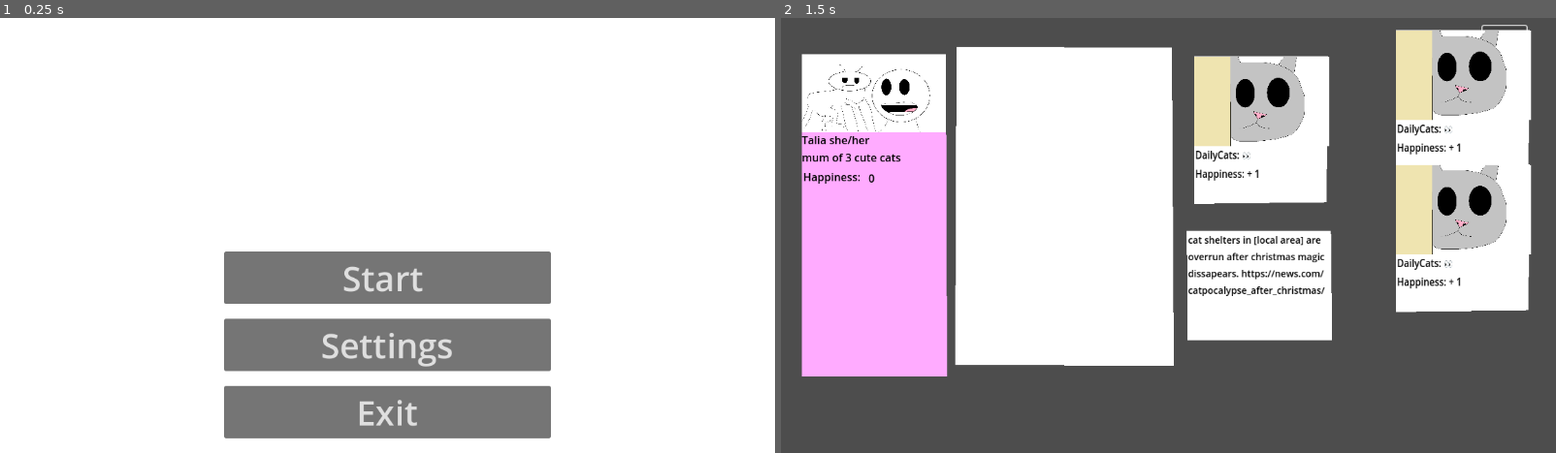
Above: before the commit, frames 1-2 (left to right).
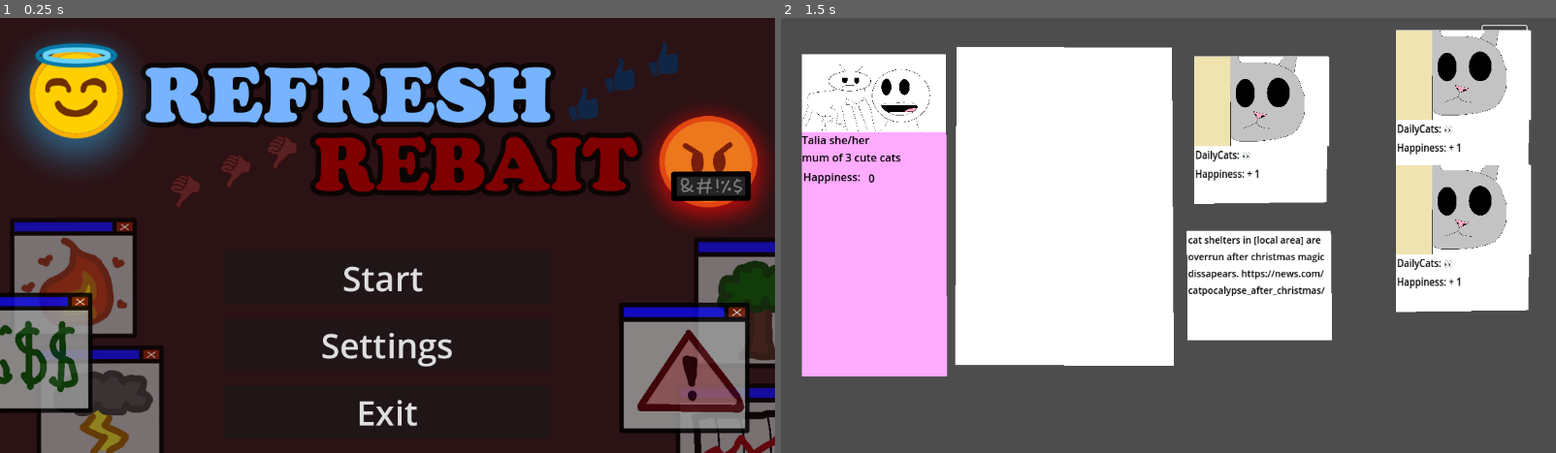
Above: after the commit, the same moments.

Repository: Wilvy10/Bonk
Game: Godot game, scene res://Menu.tscn
Two runs of this game, one before a commit and one after it. Both use one fixed random seed, a clock stepped at 60 frames per second and the inputs below. This scene is started directly instead of the project's main scene.
Inputs:
- Up to frame 1 (0.25 s): no input
- Up to frame 2 (1.5 s): click "Start" at 0.5 s; click "refresh" at 1.25 s

The runs differ from the first frame. In frame 1, 99% of the frame differs, in the area x 0-100%, y 0-100%; in frame 2, nothing differs.

Commit message:
menu background added
The buttons are a different story

Diff:
--- a/sbgj-bonk(unnamed-project)/Menu.tscn
+++ b/sbgj-bonk(unnamed-project)/Menu.tscn
@@ -1,9 +1,7 @@
 [gd_scene load_steps=3 format=3 uid="uid://bq5bj0fhh6ud0"]
 
 [ext_resource type="Script" uid="uid://byiade1vg0pc3" path="res://scripts/menu.gd" id="1_uubjt"]
-
-[sub_resource type="StyleBoxFlat" id="StyleBoxFlat_5yleq"]
-bg_color = Color(1, 1, 1, 1)
+[ext_resource type="Texture2D" uid="uid://b6ckrw1k1hrg8" path="res://images/Background and UI/title_screen.png" id="2_5yleq"]
 
 [node name="Menu" type="Control"]
 layout_mode = 3
@@ -14,14 +12,14 @@
 grow_vertical = 2
 script = ExtResource("1_uubjt")
 
-[node name="place holder background" type="Panel" parent="."]
+[node name="TextureRect" type="TextureRect" parent="."]
 layout_mode = 1
 anchors_preset = 15
 anchor_right = 1.0
 anchor_bottom = 1.0
 grow_horizontal = 2
 grow_vertical = 2
-theme_override_styles/panel = SubResource("StyleBoxFlat_5yleq")
+texture = ExtResource("2_5yleq")
 
 [node name="VBoxContainer" type="VBoxContainer" parent="."]
 layout_mode = 1
Binary file added: sbgj-bonk(unnamed-project)/images/Background and UI/quit_button.png
Not shown, added: sbgj-bonk(unnamed-project)/images/Background and UI/quit_button.png.import
Binary file added: sbgj-bonk(unnamed-project)/images/Background and UI/settings_button.png
Not shown, added: sbgj-bonk(unnamed-project)/images/Background and UI/settings_button.png.import
Binary file added: sbgj-bonk(unnamed-project)/images/Background and UI/start_button.png
Not shown, added: sbgj-bonk(unnamed-project)/images/Background and UI/start_button.png.import
Binary file added: sbgj-bonk(unnamed-project)/images/Background and UI/title_screen.png
Not shown, added: sbgj-bonk(unnamed-project)/images/Background and UI/title_screen.png.import
